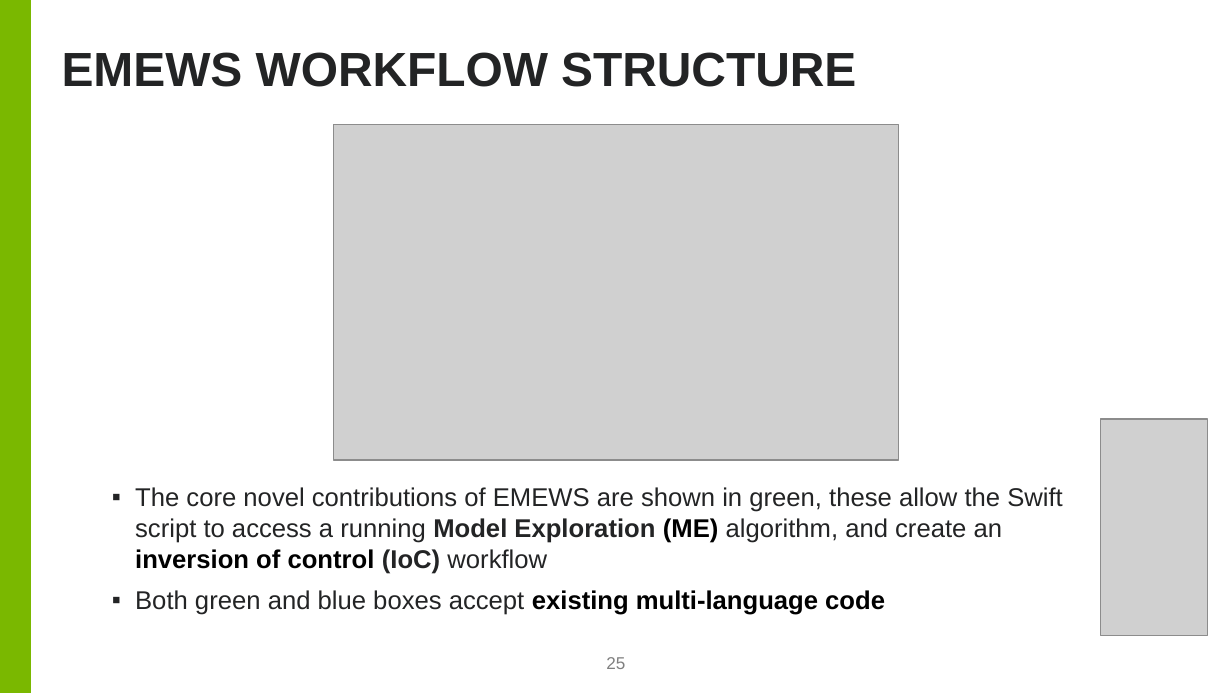
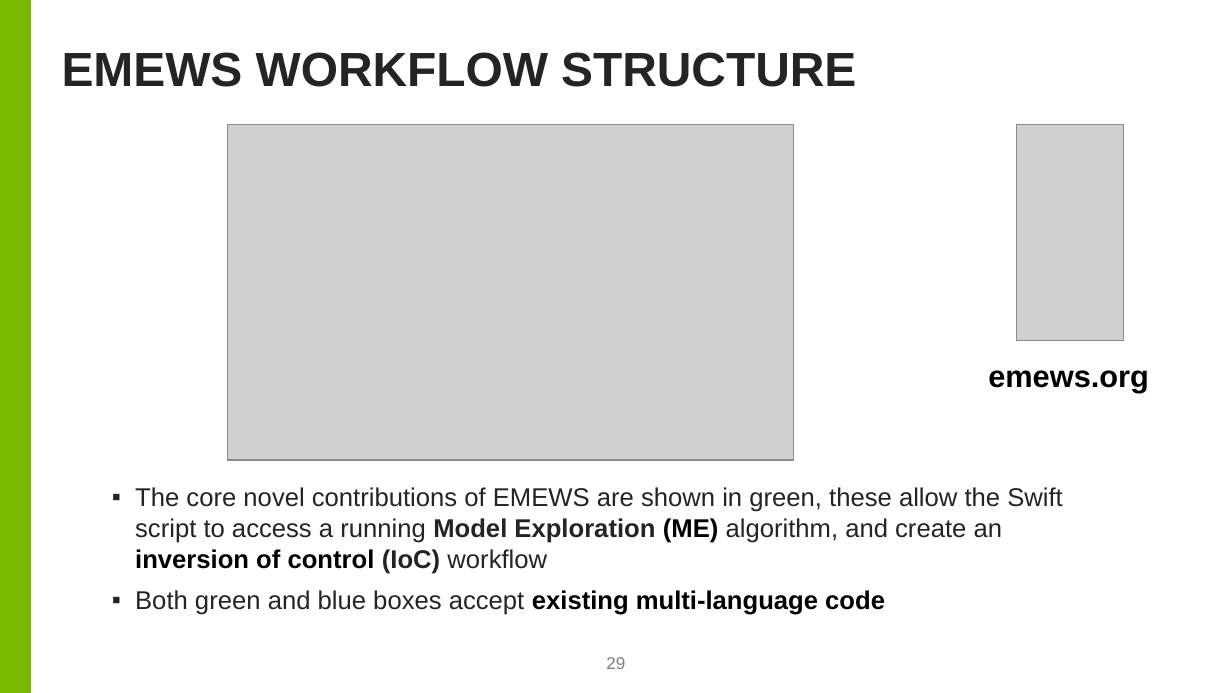
Before and after one commit to ECP-CANDLE/Tutorials, a slide deck: slide 29 of 2019/ECP/06.HPO/hpo.pptx (slide 25 before the commit). Drawn at 1232x693 pixels with LibreOffice and Linux fonts; fonts in the diff are those of the drawing; grey boxes stand for pictures; background and template pictures are left out. Boxes give left, top, right and bottom in pixels: in the first picture for what was removed or moved away, otherwise in the second. Text is boxed around its words. In the diff, an @@ line names an element or a change of style, - is before the commit and + after.

```diff
--- a/2019/ECP/06.HPO/hpo.pptx
+++ b/2019/ECP/06.HPO/hpo.pptx
@@ picture: place and size @@
-picture at [333,124,898,460]
+picture at [228,124,793,460]
@@ picture: place and size @@
-picture at [1100,419,1207,634]
+picture at [1016,124,1124,340]
@@ text added at [988,370,1149,392], 18 pt, text #000000, bold @@
+emews.org
@@ page number at [606,657,625,669]: text changed @@
-25
+29
```
Also in this commit, not shown: 4 other slides changed, 5 slides added, 3 slides removed.
